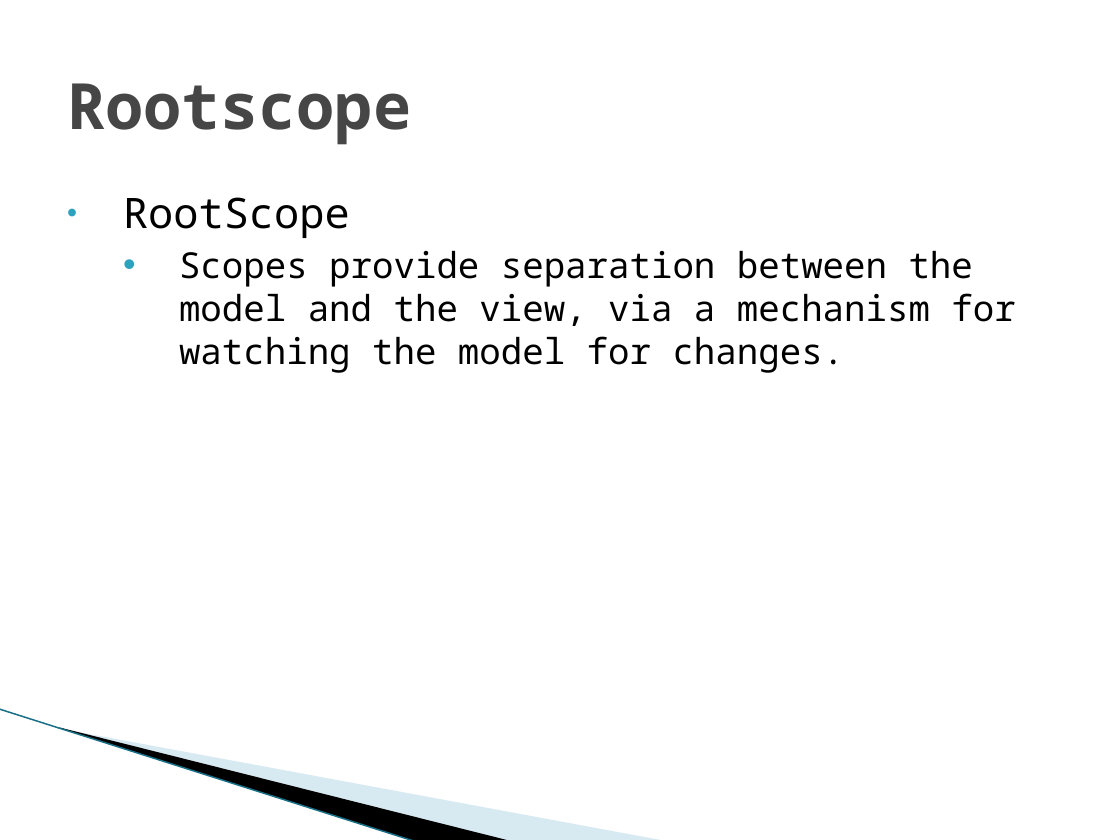
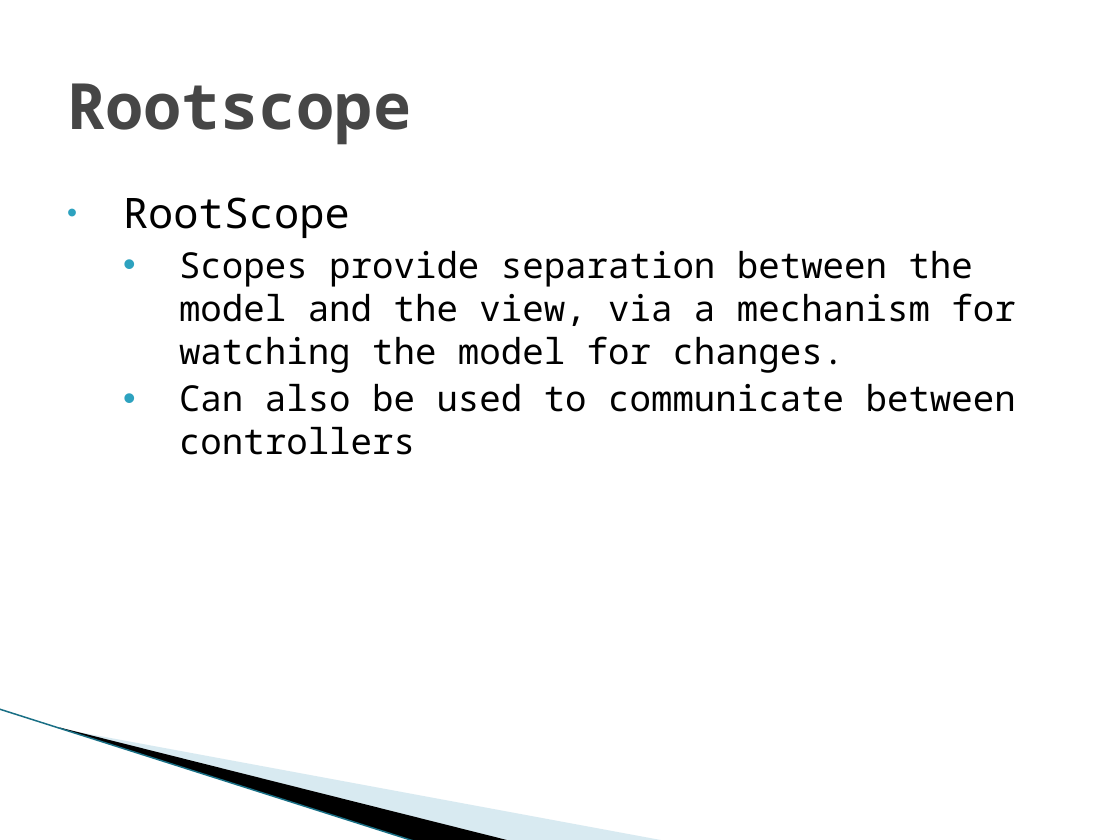
Before and after one commit to LeidosInnovation/Project-AngularJS, a slide deck: slide 10 of AngularJS-01/AngularJS-01.pptx (slide 8 before the commit). Drawn at 1120x840 pixels with LibreOffice and Linux fonts; fonts in the diff are those of the drawing; background and template pictures are left out. Boxes give left, top, right and bottom in pixels: in the first picture for what was removed or moved away, otherwise in the second. Text is boxed around its words. In the diff, an @@ line names an element or a change of style, - is before the commit and + after.

```diff
--- a/AngularJS-01/AngularJS-01.pptx
+++ b/AngularJS-01/AngularJS-01.pptx
@@ text at [179,383,1016,455]: paragraph added @@
+  • Can also be used to communicate between controllers
```
Also in this commit, not shown: 4 other slides changed, 4 slides added, 3 slides removed.
